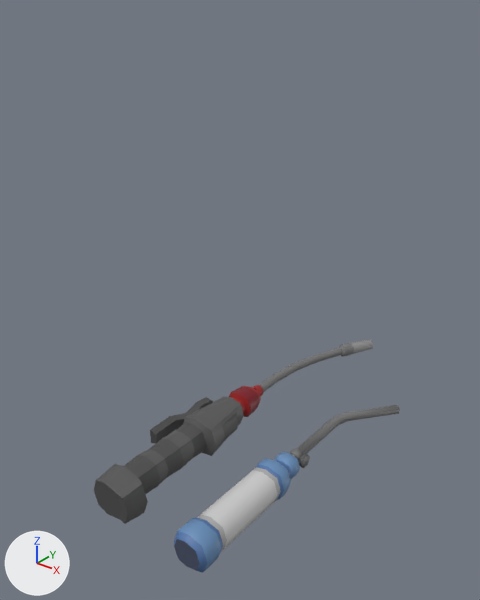
A saved change to the FBX model Assets/Art/Models/Items/Functional/Tools/Generic/welders.fbx.
Rendered twice from a camera (50 mm lens) standing at (0.568, -0.824, 0.772) and looking at (-0.042, -0.062, 0.299). Arrows for +X, +Y and +Z are at lower left; the lights stay in place. Where no turn or scale is listed for an object, it has been applied to the vertices.

In view in the first picture: 'Welder', 'Welder Pocket'.
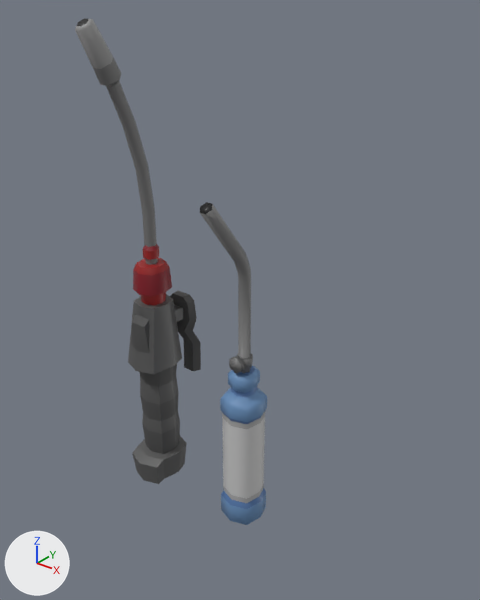
What changed in the scene script:
```text
Change me_weldingtool_001:
    where me_weldingtool_001.from_pydata(...)  # 205 vertices, 193 faces; spans x -0.036..0.072, y -0.12..0.39, z -0.031..0.031
    used by ob_welder_pocket; location = (0.085, -0.216, 0.043)
    me_weldingtool_001 part 1: the whole mesh is multiplied about the mesh origin by the matrix ((0.0, 0.0, -1.0), (-1.0, 0.0, 0.0), (0.0, 1.0, 0.0))
Change me_weldingtool_000:
    where me_weldingtool_000.from_pydata(...)  # 245 vertices, 230 faces; spans x -0.077..0.086, y -0.117..0.578, z -0.036..0.036
    used by ob_welder; location = (-0.085, -0.216, 0.043)
    me_weldingtool_000 part 2: the whole mesh is multiplied about the mesh origin by the matrix ((0.0, 0.0, -1.0), (-1.0, 0.0, 0.0), (0.0, 1.0, 0.0))
Change ob_welder_pocket:
    ob_welder_pocket.location: (0.085, -0.216, 0.043) -> (0.085, -0.216, 0.151)
Change ob_welder:
    ob_welder.location: (-0.085, -0.216, 0.043) -> (-0.085, -0.216, 0.151)
```

Changed parts and their boxes (x1, y1, x2, y2) in the pictures (480 x 600 px):
'Welder', reshaped, moved (55% narrower, 152% taller)
    before: (94, 340, 373, 524)
    after: (75, 18, 201, 484)
'Welder Pocket', reshaped, moved (70% narrower, 92% taller)
    before: (174, 405, 400, 573)
    after: (200, 202, 267, 525)
